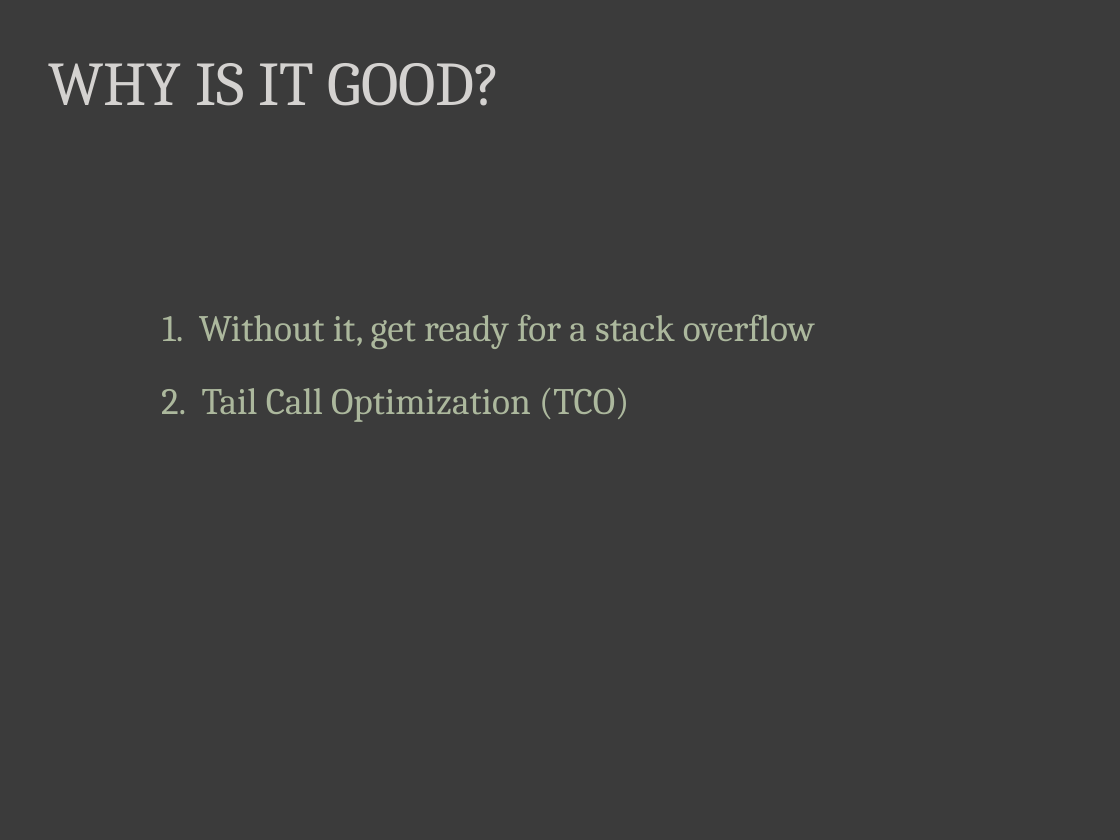
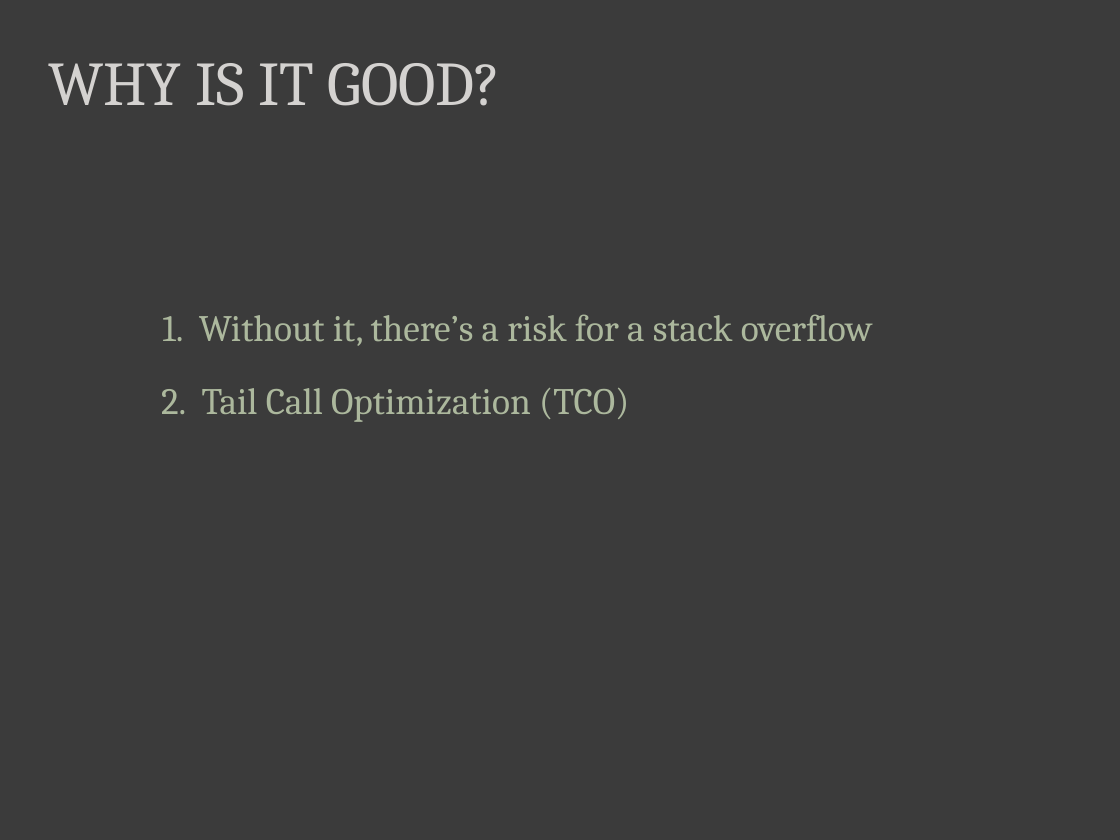
Before and after one commit to dmohl/FSharpPresentationExamples, a slide deck: slide 11 of 5 Best Practices for F# Development.pptx. Drawn at 1120x840 pixels with LibreOffice and Linux fonts; fonts in the diff are those of the drawing. Boxes give left, top, right and bottom in pixels: in the first picture for what was removed or moved away, otherwise in the second. Text is boxed around its words. In the diff, an @@ line names an element or a change of style, - is before the commit and + after.

```diff
--- a/5 Best Practices for F# Development.pptx
+++ b/5 Best Practices for F# Development.pptx
@@ text at <box>162,314,873,346</box>: text changed @@
-1. Without it, get ready for a stack overflow
+1. Without it, there’s a risk for a stack overflow
```
Also in this commit, not shown: 4 other slides changed, 12 other files.
